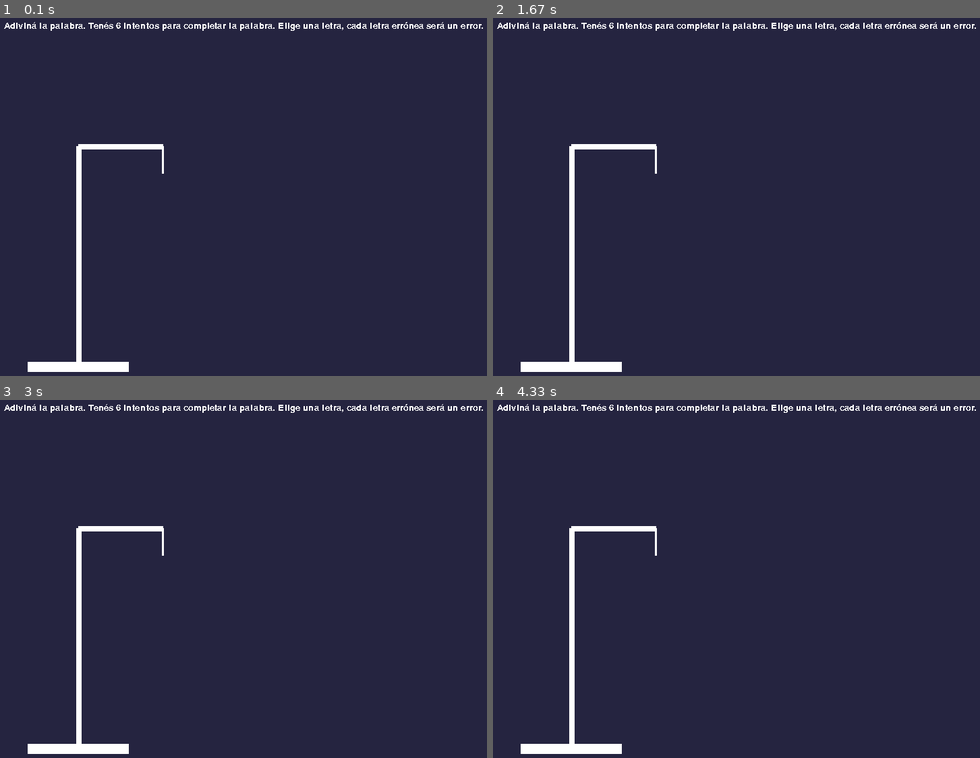
Above: before the commit, frames 1-4 (two rows, left to right).
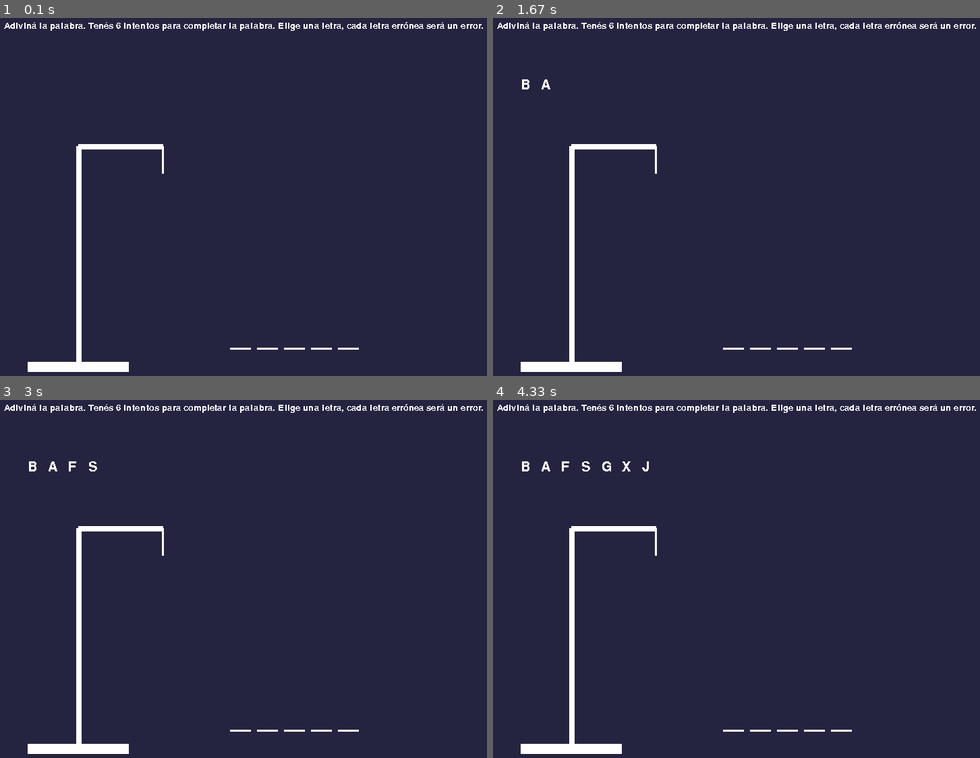
Above: after the commit, the same moments.

Repository: JuanSanchezKZ/Parcial_PyGame_RocketLeague
Game: pygame game, started from main.py
Two runs of this game, one before a commit and one after it. Both use one fixed random seed, a clock stepped at 60 frames per second and the inputs below.
Inputs:
- Up to frame 1 (0.1 s): no input
- Up to frame 2 (1.67 s): tap B at 0.33 s; tap C at 0.67 s; tap A at 1 s
- Up to frame 3 (3 s): tap F at 1.83 s; tap S at 2.17 s
- Up to frame 4 (4.33 s): tap G at 3 s; tap X at 3.33 s; tap J at 4.17 s

The runs differ from the first frame. In frame 1, 0.1% of the frame differs, in the area x 47-74%, y 92-93%; in frame 2, 0.2%; in frame 3, 0.2%; in frame 4, 0.3%, in the area x 5-74%, y 17-93%.

Commit message:
visuales

Diff:
--- a/funciones.py
+++ b/funciones.py
@@ -3,7 +3,10 @@
 
 ancho_y_alto = (800, 600)
 BLANCO = (255, 255, 255)
+AZUL = (37, 36, 64)
 pantalla = pygame.display.set_mode(ancho_y_alto)
+
+descripcion = 'Adiviná la palabra. Tenés 6 intentos para completar la palabra. Elige una letra, cada letra errónea será un error.'
 
 # ----------------- CARGAR PALABRAS DESDE ARCHIVO -----------------
 def cargar_palabras():
@@ -66,10 +69,25 @@
 # ----------------- DIBUJAR JUEGO EN PANTALLA -----------------
 def dibujar_juego(palabra, letras_adivinadas, errores):
     # Llenar fondo, mostrar palabra oculta, letras ingresadas y dibujar estructura y cuerpo
-    pass
+    pantalla.fill(AZUL)
+
+    for i, caracter in enumerate(palabra):
+
+        pygame.draw.line(pantalla, BLANCO, (350 + i * 40, 500), (380 + i * 40, 500), 3)
+
+    mostrar_texto(descripcion, 15, 15, BLANCO, 20)
+
+    dibujar_estructura()
+
+
 
 # ----------------- VERIFICAR LETRA -----------------
-def verificar_letra(letra, palabra, letras_adivinadas):
+def verificar_letra(letra, palabra: str, letras_adivinadas): ## letras adivinadas = letras incorrectas
     # Agregar la letra a letras_adivinadas si no estaba
     # Retornar True si la letra está en la palabra, False si no
-    pass
+    if letra in palabra:
+        return True
+    else:
+        if letra not in letras_adivinadas:
+            letras_adivinadas.append(letra)
+            return False
--- a/main.py
+++ b/main.py
@@ -19,24 +19,28 @@
 
 # ----------------- CONFIGURACIÓN DE PANTALLA -----------------
 
-titulo = 'Ahorcado by Rocket League'
-descripcion = 'Adiviná la palabra. Tenés 6 intentos para completar la palabra. Elige una letra, cada letra errónea será un error.'
-
 ANCHO = 800
 ALTO = 600
 
+titulo = 'Ahorcado by Rocket League'
+
 pantalla = pygame.display.set_mode((ANCHO, ALTO))
-#completar con nombre del equipo
-pygame.display.set_caption("Juego del Ahorcado")
+
+pygame.display.set_caption(titulo)
+
+icono = pygame.image.load("logo.png")
+
+pygame.display.set_icon(icono)
+
 clock = pygame.time.Clock()
 
 # ----------------- COLORES  se pueden modificar por los que elija el equipo-----------------
 BLANCO = (255, 255, 255)
 NEGRO = (0, 0, 0)
-AZUL = (37, 36, 64)
+
 
 # ----------------- FUENTE -----------------
-FUENTE = pygame.font.SysFont(None, 48)
+FUENTE = pygame.font.SysFont('freesansbold.ttf', 20)
 
 # ----------------- SONIDO -----------------
 pygame.mixer.init()  # Inicializa el motor de sonido
@@ -58,6 +62,21 @@
 
     # Instrucción: este bloque debe ser completado por el estudiante según las consignas
 
+    keys = {
+    pygame.K_a: 'a', pygame.K_b: 'b', pygame.K_c: 'c', pygame.K_d: 'd',
+    pygame.K_e: 'e', pygame.K_f: 'f', pygame.K_g: 'g', pygame.K_h: 'h',
+    pygame.K_i: 'i', pygame.K_j: 'j', pygame.K_k: 'k', pygame.K_l: 'l',
+    pygame.K_m: 'm', pygame.K_n: 'n', pygame.K_o: 'o', pygame.K_p: 'p',
+    pygame.K_q: 'q', pygame.K_r: 'r', pygame.K_s: 's', pygame.K_t: 't',
+    pygame.K_u: 'u', pygame.K_v: 'v', pygame.K_w: 'w', pygame.K_x: 'x',
+    pygame.K_y: 'y', pygame.K_z: 'z',
+}
+
+    lista_palabras = cargar_palabras()
+
+    palabra_random = elegir_palabra(lista_palabras)
+
+    letras_adivinadas = []
 
     while True:
 
@@ -67,12 +86,15 @@
             if event.type == pygame.QUIT:
                 pygame.quit()
                 quit()
+            elif event.type == pygame.KEYDOWN:
+                if event.key in keys:
+                    letra = keys[event.key].upper()
+                    resultado = verificar_letra(letra, palabra_random, letras_adivinadas)
 
-        pantalla.fill(AZUL)
+        dibujar_juego(palabra_random, letras_adivinadas, 5)
 
-        mostrar_texto(descripcion, 15, 15, BLANCO, 20)
-
-        dibujar_estructura()
+        for i, palabra in enumerate(letras_adivinadas):
+            mostrar_texto(palabra, 50 + i * 30, 100, BLANCO, 30)
 
         pygame.display.update()
 
